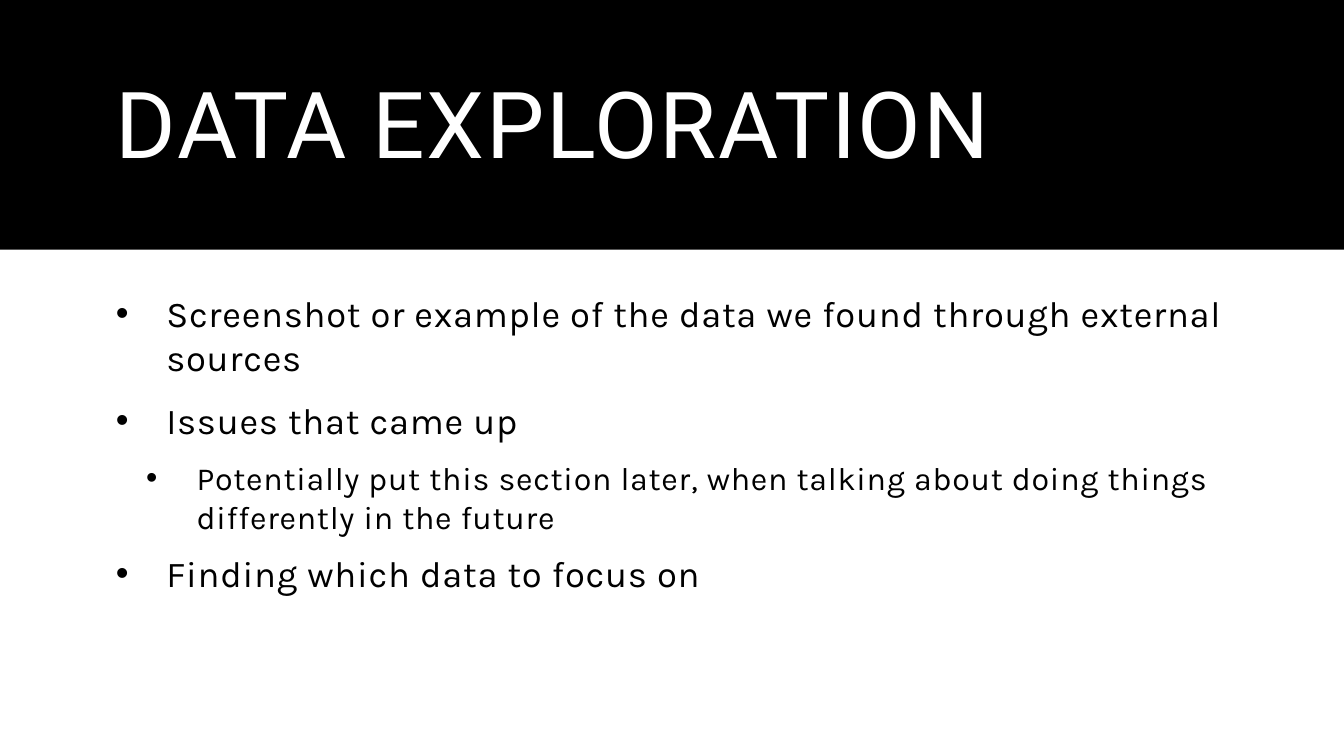
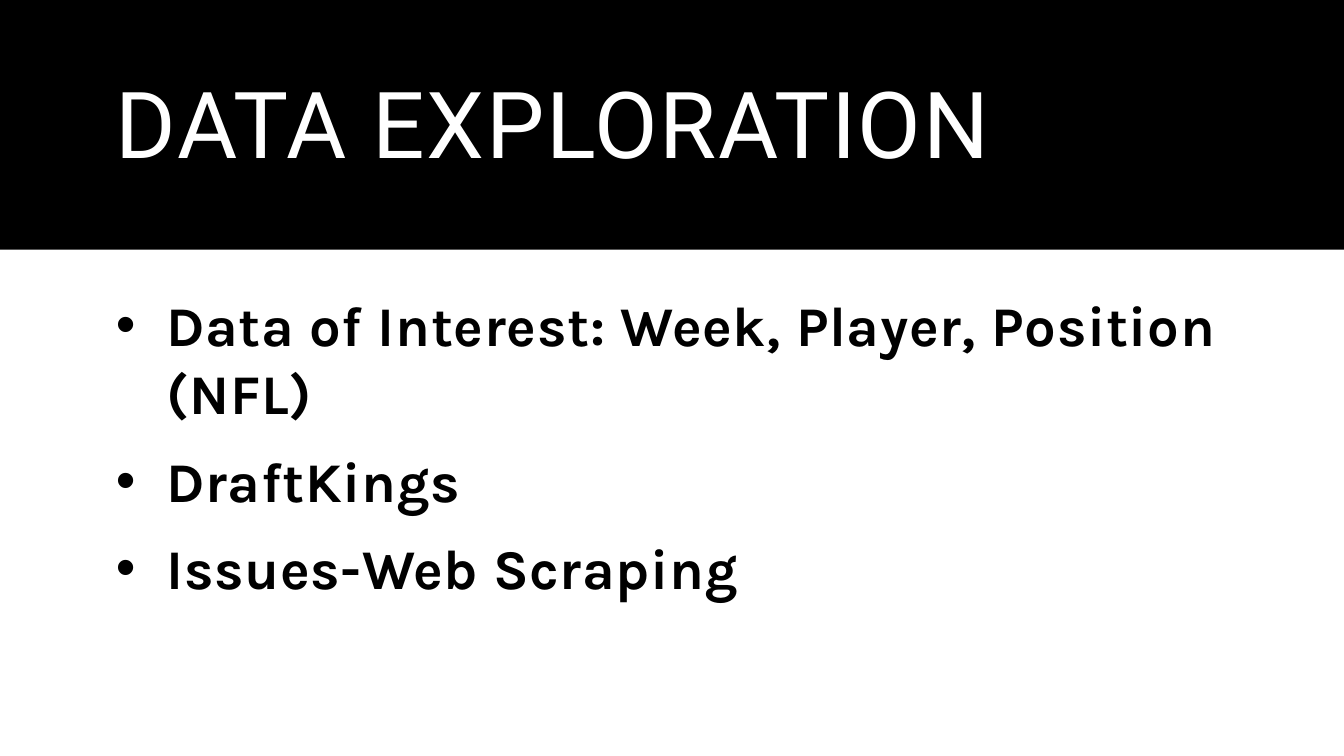
Before and after one commit to sbull32/team_cautious_waffle, a slide deck: slide 5 of Resources/Final.Presentation.pptx. Drawn at 1344x756 pixels with LibreOffice and Linux fonts; fonts in the diff are those of the drawing. Boxes give left, top, right and bottom in pixels: in the first picture for what was removed or moved away, otherwise in the second. Text is boxed around its words. In the diff, an @@ line names an element or a change of style, - is before the commit and + after.

Commit message:
Data exploration more in depth

```diff
--- a/Resources/Final.Presentation.pptx
+++ b/Resources/Final.Presentation.pptx
@@ text at box(166, 306, 1215, 603): text changed; size 26 to 40 pt; bold on @@
-• Screenshot or example of the data we found through external sources
-• Issues that came up
-  • Potentially put this section later, when talking about doing things differently in the future
-• Finding which data to focus on
+• Data of Interest: Week, Player, Position (NFL)
+• DraftKings
+• Issues-Web Scraping
```
Also in this commit, not shown: 1 slide added, 1 slide removed.
